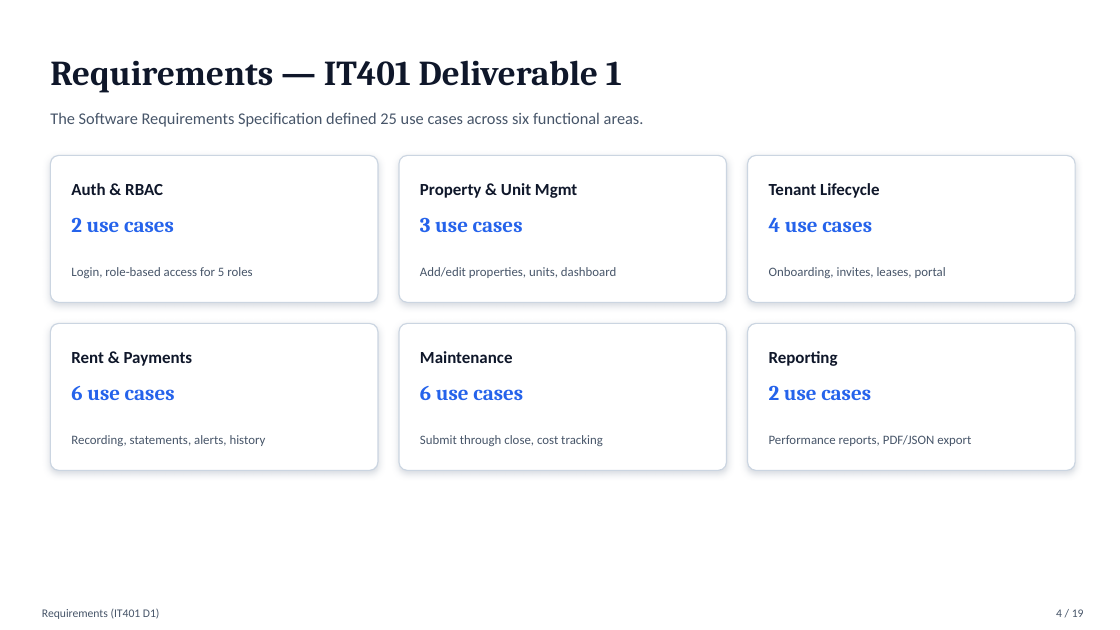
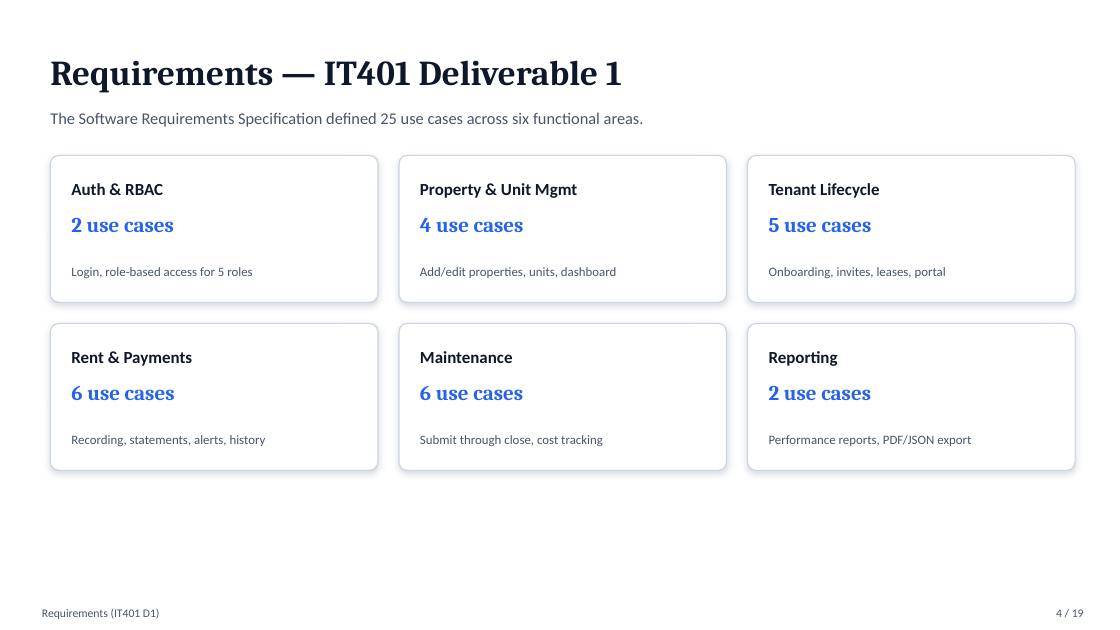
Before and after one commit to Abdur-lab/github-slideshow, a slide deck: slide 4 of docs/ABDURRAHMAAN_IT402_DEL_3_PRESENTATION.pptx. Drawn at 1120x630 pixels with LibreOffice and Linux fonts; fonts in the diff are those of the drawing. Boxes give left, top, right and bottom in pixels: in the first picture for what was removed or moved away, otherwise in the second. Text is boxed around its words. In the diff, an @@ line names an element or a change of style, - is before the commit and + after.

```diff
--- a/docs/ABDURRAHMAAN_IT402_DEL_3_PRESENTATION.pptx
+++ b/docs/ABDURRAHMAAN_IT402_DEL_3_PRESENTATION.pptx
@@ text at bbox=[420, 217, 524, 232]: text changed @@
-3 use cases
+4 use cases
@@ text at bbox=[769, 218, 872, 232]: text changed @@
-4 use cases
+5 use cases
```
Also in this commit, not shown: 5 other slides changed, 7 other files.
